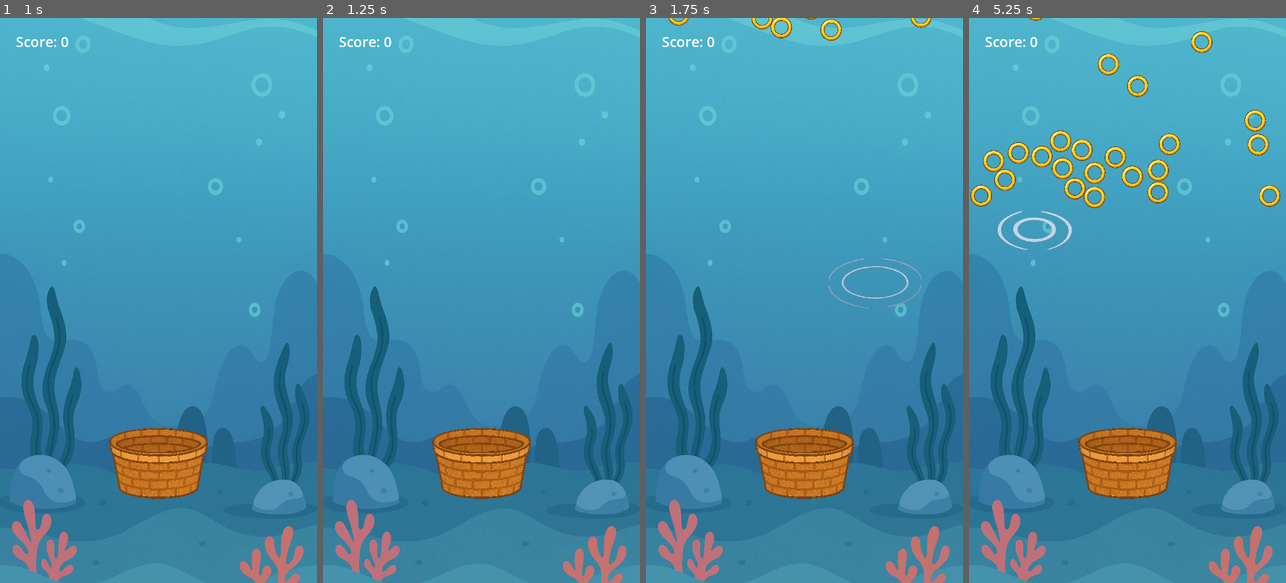
Above: before the commit, frames 1-4 (left to right).
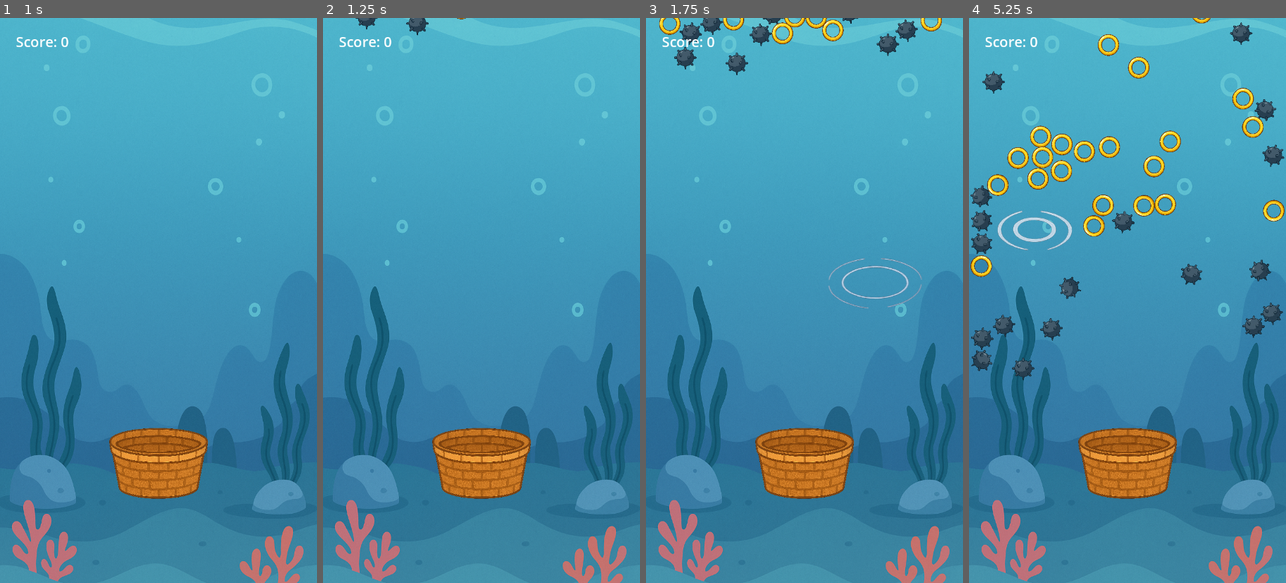
Above: after the commit, the same moments.

Repository: ericso/aqua-launch
Game: Godot game, scene res://main/main.tscn
The game is run twice, just before and just after one commit, with the same random seed, the same clock (stepped at 60 frames per second) and the same inputs.
Inputs (mouse positions are in pixels of both pictures, inside the frame that each line leads up to):
- Up to frame 1 (1 s): click "New Game" at 0.5 s
- Up to frame 2 (1.25 s): no input
- Up to frame 3 (1.75 s): move the mouse to (874, 272) at 1.27 s; click (874, 272) at 1.42 s
- Up to frame 4 (5.25 s): move the mouse to (1064, 328) at 2.02 s; click (1064, 328) at 2.17 s; move the mouse to (1159, 176) at 2.77 s; click (1159, 176) at 2.92 s; move the mouse to (1111, 413) at 3.52 s; click (1111, 413) at 3.67 s; move the mouse to (1222, 385) at 4.27 s; click (1222, 385) at 4.42 s; move the mouse to (1032, 215) at 5.02 s; click (1032, 215) at 5.17 s

Frame 1 is identical in both runs. In frame 2, 0.2% of the frame differs, in the area x 10-46%, y 0-4%; in frame 3, 2.0%; in frame 4, 7.8%, in the area x 0-100%, y 0-65%.

Commit message:
mines spawn, collide, and respond to physics correctly

Diff:
--- a/main/main.gd
+++ b/main/main.gd
@@ -4,7 +4,8 @@
 
 @export var nudge_force = 50000
 var min_nudge_force = 100
-var max_nudge_force = nudge_force / 3
+var max_nudge_force = nudge_force / 3.0
+
 
 # TODO remove when done testing
 var end_score = 10
@@ -30,6 +31,7 @@
 	ripple.global_position = tap_pos
 	add_child(ripple)
 
+	# impulse rings
 	for ring in get_tree().get_nodes_in_group("rings"):
 		if ring is RigidBody2D:
 			var dir = ring.global_position - tap_pos
@@ -39,6 +41,17 @@
 			var force = clamp(nudge_force / distance, min_nudge_force, max_nudge_force)  # Inverse falloff
 			ring.apply_impulse(dir.normalized() * force)
 
+	# impulse mines
+	for mine in get_tree().get_nodes_in_group("mines"):
+		if mine is RigidBody2D:
+			var dir = mine.global_position - tap_pos
+			var distance = dir.length()
+			if distance == 0:
+				continue
+			var force = clamp(nudge_force / distance, min_nudge_force, max_nudge_force)  # Inverse falloff
+			mine.apply_impulse(dir.normalized() * force)
+
+# TODO add mine collection and collision signals and handlers
 func _on_ring_collected() -> void:
 	if game_active:
 		ScoreManager.add_score(1)
@@ -52,12 +65,12 @@
 	game_active = true
 	ScoreManager.reset_score()
 	$RingSpawner.ring_spawn_timer = 0
+	$MineSpawner.mine_spawn_timer = 0
 	$UI/NewGameButton.visible = false
 
 func end_game():
 	game_active = false
 	$UI/NewGameButton.visible = true
-
 
 func is_game_active() -> bool:
 	return game_active
--- a/main/main.tscn
+++ b/main/main.tscn
@@ -1,8 +1,9 @@
-[gd_scene load_steps=7 format=3 uid="uid://bya2v3tqhkihn"]
+[gd_scene load_steps=8 format=3 uid="uid://bya2v3tqhkihn"]
 
 [ext_resource type="Script" uid="uid://d31mucsnqfk84" path="res://main/main.gd" id="1_0xm2m"]
 [ext_resource type="Texture2D" uid="uid://bglokeey7o5vi" path="res://main/underwater-background.png" id="1_ig7tw"]
 [ext_resource type="Script" uid="uid://dghnoksxjh8y8" path="res://main/ring_spawner.gd" id="3_xwkvk"]
+[ext_resource type="Script" uid="uid://b4xgw5pahk8vu" path="res://main/mine_spawner.gd" id="4_c651c"]
 
 [sub_resource type="RectangleShape2D" id="RectangleShape2D_0xm2m"]
 size = Vector2(8, 2000)
@@ -58,3 +59,6 @@
 
 [node name="RingSpawner" type="Node2D" parent="."]
 script = ExtResource("3_xwkvk")
+
+[node name="MineSpawner" type="Node2D" parent="."]
+script = ExtResource("4_c651c")
--- /dev/null
+++ b/main/mine_spawner.gd
@@ -0,0 +1,47 @@
+extends Node2D
+
+@onready var mine_scene = preload("res://mine/mine.tscn")
+
+var mine_spawn_timer := 0.0
+
+# TODO currently the spawn rate of mine matches that of rings
+# Consider if this should be re-visited.
+# spawn rate of mines is dependent on the number of mines on screen
+# more rings on screen increases the spawn interval
+@export var mine_spawn_interval := 0.05 # default spawn rate in seconds
+@export var base_interval := 0.05
+@export var interval_per_ring := 0.1
+@export var max_interval := 0.5
+
+func _process(delta: float) -> void:
+	# mine spawning should happen only when told to by the game manager
+	if not is_inside_tree() or not is_spawning():
+		return
+
+	mine_spawn_timer += delta
+
+	var visible_mine_count = get_visible_mine_count()
+	mine_spawn_interval = clamp(base_interval + (visible_mine_count * interval_per_ring), base_interval, max_interval)
+
+	if mine_spawn_timer >= mine_spawn_interval:
+		mine_spawn_timer = 0
+		spawn_mine()
+
+func get_visible_mine_count() -> int:
+	var count := 0
+	var viewport_rect := get_viewport().get_visible_rect()
+
+	for mine in get_tree().get_nodes_in_group("mines"):
+		if mine is Node2D and viewport_rect.has_point(mine.global_position):
+			count += 1
+	return count
+
+func spawn_mine():
+	var mine = mine_scene.instantiate()
+	var x_pos = randf_range(50, 670) # Avoid edges of 720px wide screen
+	mine.position = Vector2(x_pos, -100)
+	mine.mine_scale = 0.08
+	add_child(mine)
+
+func is_spawning() -> bool:
+	return get_parent().has_method("is_game_active") and get_parent().is_game_active()
--- a/main/ring_spawner.gd
+++ b/main/ring_spawner.gd
@@ -12,7 +12,7 @@
 @export var max_interval := 0.5
 
 func _process(delta: float) -> void:
-	# Ring spawning should happen only when told to by the game manager
+	# ring spawning should happen only when told to by the game manager
 	if not is_inside_tree() or not is_spawning():
 		return
 
@@ -41,6 +41,5 @@
 	ring.ring_scale = 0.08
 	add_child(ring)
 
-# This is now *delegated* to the GameManager or Main.gd
 func is_spawning() -> bool:
 	return get_parent().has_method("is_game_active") and get_parent().is_game_active()
--- /dev/null
+++ b/mine/mine.gd
@@ -0,0 +1,23 @@
+extends RigidBody2D
+
+@export var mine_floating_damp := 4 # damping to simulate water resistance
+@export var mine_scale: float = 1.0
+@export var mine_gravity_scale: float = 0.9
+
+var spawn_timer := 0.0
+
+func _process(delta) -> void:
+	if position.y > 1400:
+		queue_free()
+
+func _ready():
+	# resize the rings
+	$Sprite.scale = Vector2.ONE * mine_scale
+	$CollisionShape.scale = Vector2.ONE * mine_scale
+
+	# set the gravity
+	gravity_scale = mine_gravity_scale
+
+	# set the gravity damping
+	linear_damp = mine_floating_damp
+	angular_damp = mine_floating_damp
--- /dev/null
+++ b/mine/mine.tscn
@@ -0,0 +1,16 @@
+[gd_scene load_steps=4 format=3 uid="uid://b1fwnyh2t5rae"]
+
+[ext_resource type="Script" uid="uid://eb5etxrxxvex" path="res://mine/mine.gd" id="1_lbeme"]
+[ext_resource type="Texture2D" uid="uid://hhjjil6qijvq" path="res://mine/mine.png" id="1_vdeyc"]
+
+[sub_resource type="CircleShape2D" id="CircleShape2D_lbeme"]
+radius = 314.006
+
+[node name="Mine" type="RigidBody2D" groups=["mines"]]
+script = ExtResource("1_lbeme")
+
+[node name="Sprite" type="Sprite2D" parent="."]
+texture = ExtResource("1_vdeyc")
+
+[node name="CollisionShape" type="CollisionShape2D" parent="."]
+shape = SubResource("CircleShape2D_lbeme")
--- a/ring/ring.gd
+++ b/ring/ring.gd
@@ -1,8 +1,8 @@
 extends RigidBody2D
 
-@export var floating_damp := 4 # damping to simulate water resistance
-
+@export var ring_floating_damp := 4 # damping to simulate water resistance
 @export var ring_scale: float = 1.0
+@export var ring_gravity_scale: float = 0.6
 
 var spawn_timer := 0.0
 
@@ -16,8 +16,8 @@
 	$CollisionShape.scale = Vector2.ONE * ring_scale
 
 	# set the gravity
-	gravity_scale = 0.6
+	gravity_scale = ring_gravity_scale
 
 	# set the gravity damping
-	linear_damp = floating_damp
-	angular_damp = floating_damp
+	linear_damp = ring_floating_damp
+	angular_damp = ring_floating_damp
Not shown, added: main/mine_spawner.gd.uid
Not shown, added: mine/mine.gd.uid
Binary file added: mine/mine.png
Not shown, added: mine/mine.png.import
